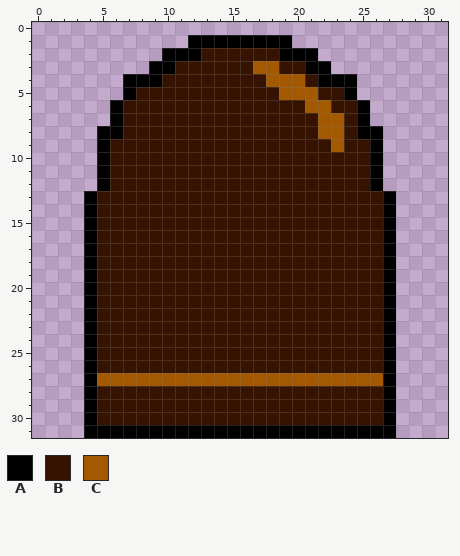
Pixel-art sprite -- Sprites/bullet.png. That is the earlier state.
The file is 32x32 pixels. Colours within 5 levels of each other are drawn and written as one.
Palette (. is transparent): A #000000  B #361200  C #a35900
New version:
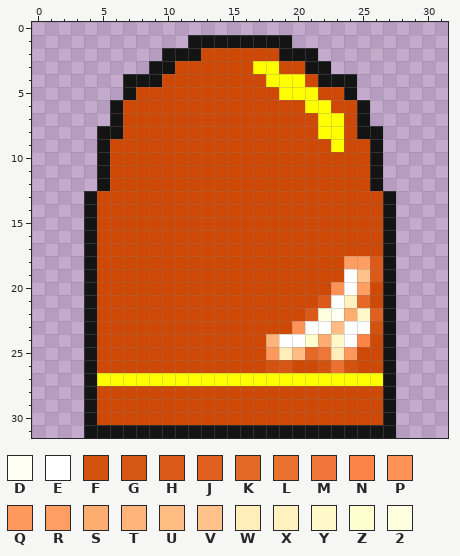
Colours new in this view: D #fffff2  E #ffffff  F #d3520e  G #d65714  H #dc5a19  J #df601f  K #e46827  L #ea7130  M #ef7638  N #fb8446  P #ff9257  Q #ff985d  R #ff9e63  S #ffac71  T #ffb47c  U #ffbd84  V #ffc28a  W #ffedba  X #fff2c0  Y #fff8c8  Z #fffece  2 #ffffdf
Log entry: Cambio bala Bala color cobre (No se distinguía bien con el suelo de la cabaña)
The edit:
colour A: #000000 -> #141414
colour B: #361200 -> #ce4906
colour C: #a35900 -> #ffff00
y 18: x 24..26 BBB -> RRH
y 19: x 24..26 BBB -> EVH
y 20: x 23..25 BBB -> PER
y 21: x 22..25 BBBB -> HEXK
y 22: x 21..26 BBBBBB -> H2DSYJ
y 23: x 20..26 BBBBBBB -> PEEUEEF
y 24: x 18..25 BBBBBBBB -> TEEZSYEN
y 25: x 18..24 BBBBBBB -> QWUKMWQ
y 26: x 18..19 BB -> FG; x 22..24 BBB -> FLF
Where, in picture pixels (left, top, right, bottom), the same in both pictures:
changed: (84, 35, 396, 438)
